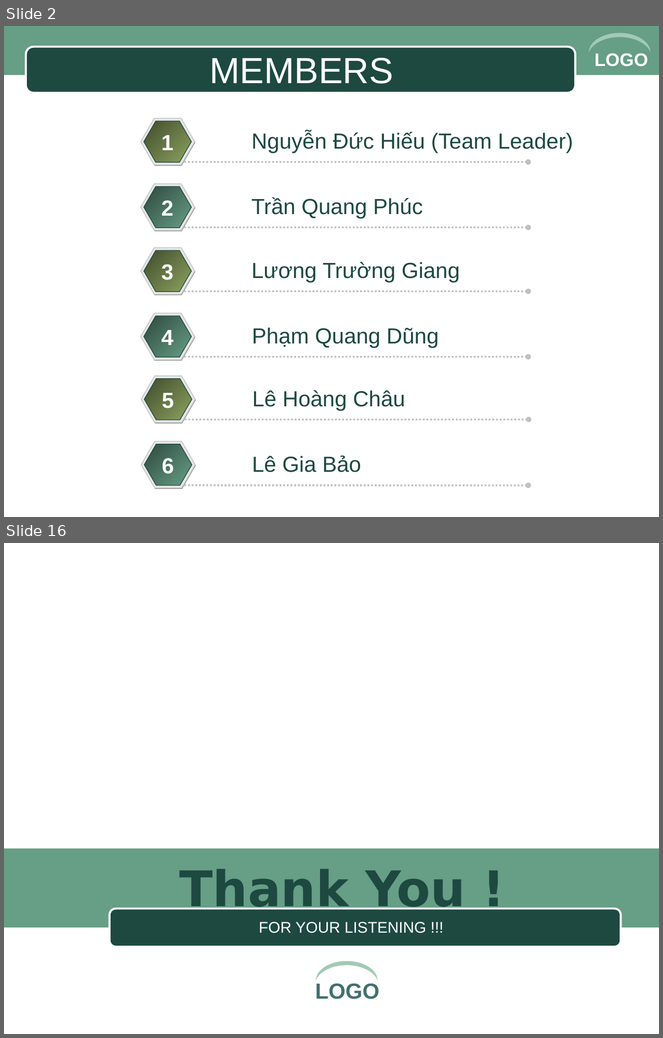
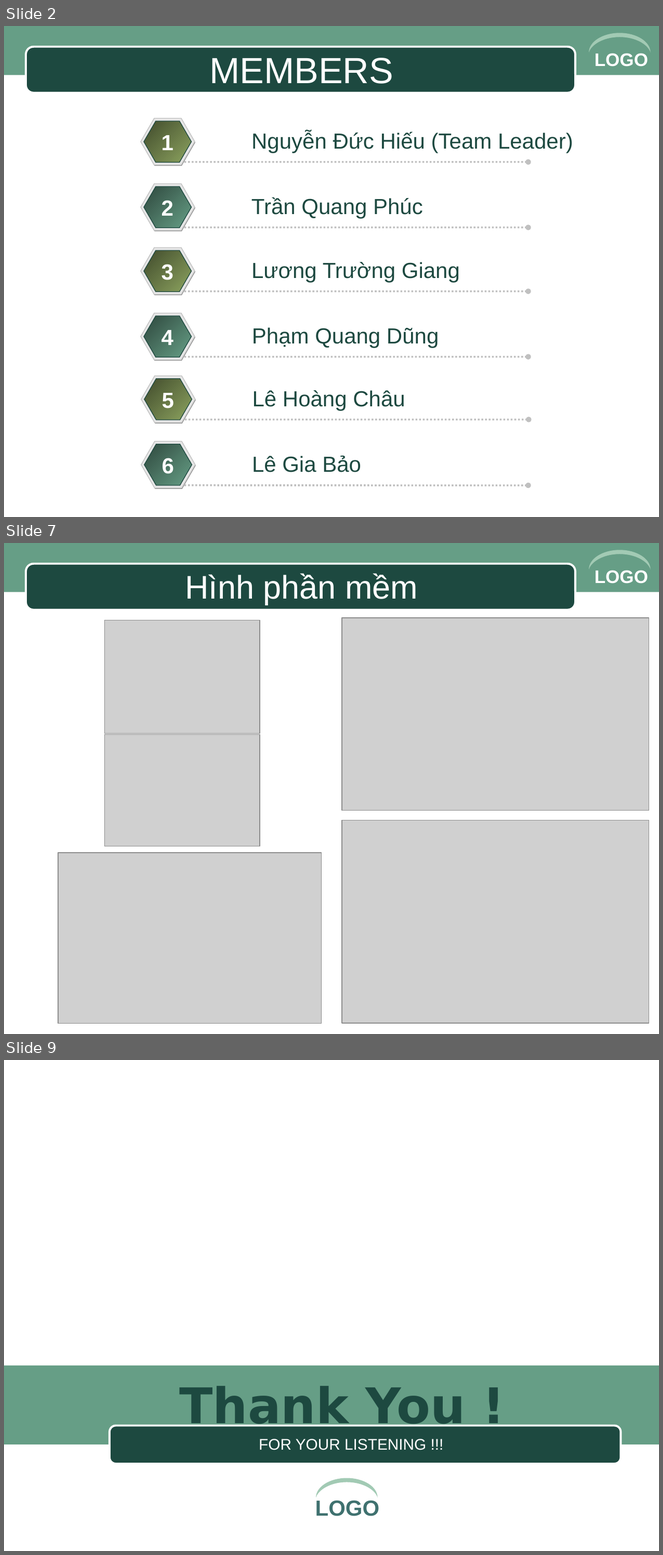
Before and after one commit to michelnguyen567/DoAn, a slide deck: baocao_slide/slide.ppt. Shown one above the other, each under a label of ours: slides 2 and 16 before the commit, slides 2, 7 and 9 after it; the slides between them are not shown. The pictures are 663x1038 and 663x1555 pixels, drawn with LibreOffice and Linux fonts; fonts in the diff are those of the drawing; grey boxes stand for pictures; background and template pictures are left out. Boxes give left, top, right and bottom in pixels: in the first picture for what was removed or moved away, otherwise in the second. Text is boxed around its words. In the diff, an @@ line names an element or a change of style, - is before the commit and + after.

```diff
--- a/baocao_slide/slide.ppt
+++ b/baocao_slide/slide.ppt
@@ slide 7 added at (x1=4, y1=543, x2=659, y2=1034), background #FFFFFF; not listed: 4 template elements that a slide beside it also shows @@
@@ title added at (x1=185, y1=573, x2=418, y2=605), 36 pt, text #FFFFFF @@
+Hình phần mềm
@@ picture added at (x1=104, y1=620, x2=259, y2=734) @@
@@ picture added at (x1=342, y1=618, x2=649, y2=810) @@
@@ picture added at (x1=104, y1=735, x2=259, y2=847) @@
@@ picture added at (x1=342, y1=820, x2=649, y2=1023) @@
@@ picture added at (x1=59, y1=853, x2=322, y2=1024) @@
@@ what was slide 16 is now slide 9 @@
```
Also in this commit, not shown: 6 other slides added, 14 slides removed, 5 other files.
